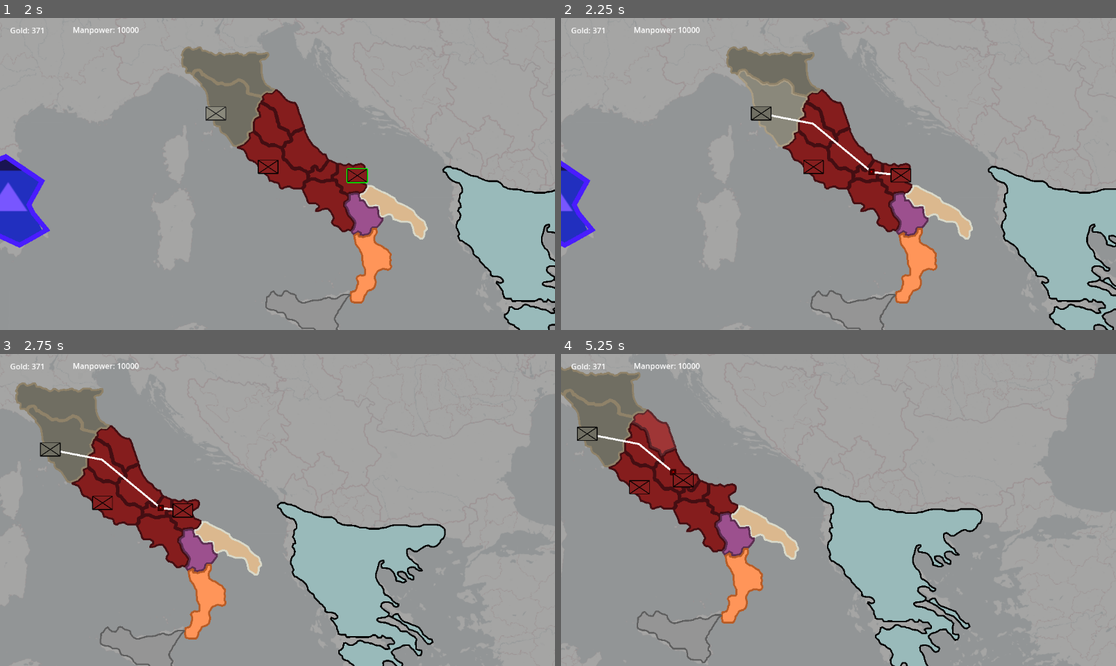
Above: before the commit, frames 1-4 (two rows, left to right).
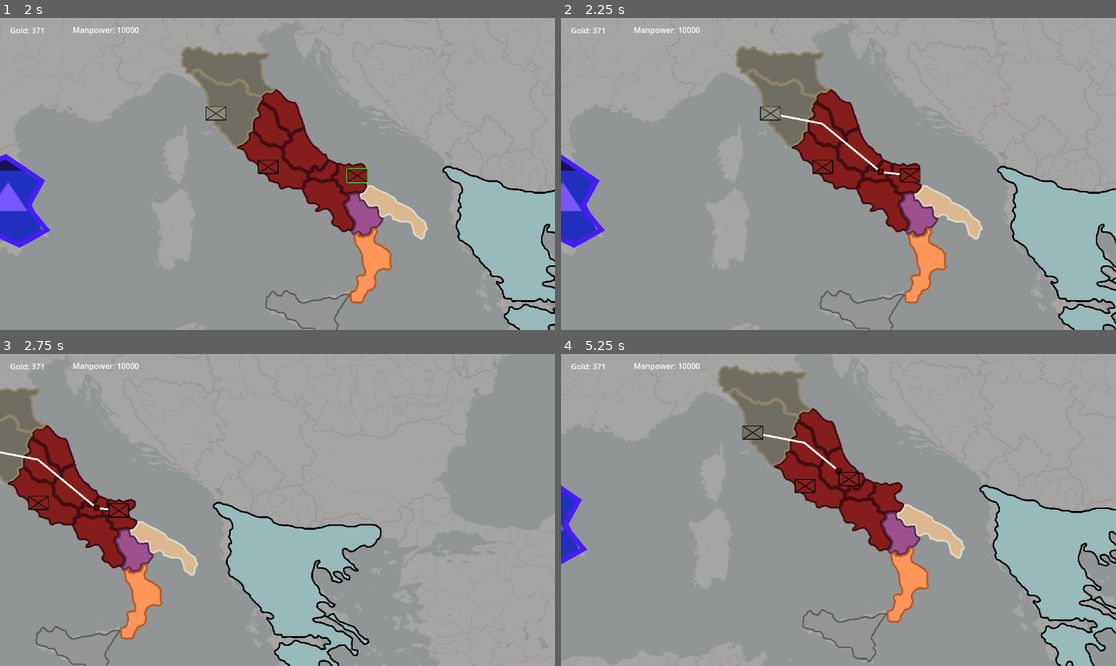
Above: after the commit, the same moments.

Repository: Lucasdelpiero/RTS
Game: Godot game, scene res://Map/world.tscn
The game is run twice, just before and just after one commit, with the same random seed, the same clock (stepped at 60 frames per second) and the same inputs. The engine's default icon, where the game draws it, is replaced by a stand-in: a white triangle on a blue panel in a dark square.
Inputs (mouse positions are in pixels of both pictures, inside the frame that each line leads up to):
- Up to frame 1 (2 s): tap Enter at 0.5 s; drag from (266, 167) to (216, 114) at 0.52 s; tap Space at 1.25 s; drag from (355, 177) to (216, 114) at 1.27 s
- Up to frame 2 (2.25 s): tap Enter at 2 s; hold D (Right) from 2.03 s (still down); hold Middle mouse button (Middle_Mouse, bound only after the com… from 2.03 s (still down); right-click (777, 114) at 2.1 s; click (777, 114) at 2.17 s
- Up to frame 3 (2.75 s): keep holding D (Right); keep holding Middle mouse button (Middle_Mouse, bound only after the com…
- Up to frame 4 (5.25 s): release D (Right) at 2.75 s; release Middle mouse button (Middle_Mouse, bound only after the com… at 2.75 s; drag from (649, 488) to (749, 513) at 2.77 s; drag from (638, 460) to (699, 506) at 3.52 s; drag from (672, 488) to (733, 550) at 4.27 s; tap Space at 5 s; move the mouse to (660, 441) at 5.02 s; hold S (Down) from 5.03 s (still down); hold Middle mouse button (Middle_Mouse, bound only after the com… from 5.03 s (still down); click (660, 441) at 5.17 s

Frame 1 is identical in both runs. In frame 2, 10% of the frame differs, in the area x 0-100%, y 9-100%; in frame 3, 26%; in frame 4, 28%, in the area x 0-100%, y 3-100%.

Commit message:
provinces paths now are province class and middle mouse to move the camera

Diff:
--- a/Map/Province.gd
+++ b/Map/Province.gd
@@ -18,17 +18,17 @@
 var connections : Array
 
 @export_group("Connections")
-@export var path0 : NodePath
-@export var path1 : NodePath
-@export var path2 : NodePath
-@export var path3 : NodePath
-@export var path4 : NodePath
-@export var path5 : NodePath
-@export var path6 : NodePath
-@export var path7 : NodePath
-@export var path8 : NodePath
-@export var path9 : NodePath
-@export var path10 : NodePath
+@export var path0 : Province
+@export var path1 : Province
+@export var path2 : Province
+@export var path3 : Province
+@export var path4 : Province
+@export var path5 : Province
+@export var path6 : Province
+@export var path7 : Province
+@export var path8 : Province
+@export var path9 : Province
+@export var path10 : Province
 
 # Array of paths avialiable as connections
 var paths : Array
@@ -80,8 +80,8 @@
 	# Done in this way because if "get_node" is used in an empty path it result in debugget errors
 	var p = [path0, path1, path2, path3, path4, path5]
 	for node in p:
-		if !node.is_empty():
-			paths.push_back(get_node(node)) # Changed to node.city from city
+		if node != null:
+			paths.push_back(node)
 
 	# The connections to other points are added in an Array2D = [ "ID", "position" ]
 	for node in paths:
@@ -109,18 +109,11 @@
 
 func _on_mouse_detector_mouse_entered():
 	mouseOverSelf = true
-#	hovered = true
 	Globals.mouse_in_province = ID
-#	set_material(load("res://Map/Glow.tres"))
-	pass # Replace with function body.
-
 
 func _on_mouse_detector_mouse_exited():
 	mouseOverSelf = false
-#	hovered = false
 	Globals.mouse_in_province = null
-#	set_material(null)
-	pass # Replace with function body.
 
 func set_hovered(value):
 	hovered = value
--- a/Map/army.gd
+++ b/Map/army.gd
@@ -139,16 +139,10 @@
 # If the mouse is over or leave the node sends a signal on the change of the boolean
 func _on_area_2d_mouse_entered():
 	mouseOverSelf = true # activates signal sg_mouseOverSelf
-#	hovered = true
-#	icon.set_material(load("res://Map/Glow.tres"))
-#	print("Hovered")
-	pass # Replace with function body.
-
+#
 func _on_area_2d_mouse_exited():
 	mouseOverSelf = false # activates signal sg_mouseOverSelf
-#	hovered = false
-#	icon.set_material(null)
-	pass # Replace with function body.
+
 
 func set_hovered(value):
 	hovered = value
--- a/Map/mouse.gd
+++ b/Map/mouse.gd
@@ -6,6 +6,8 @@
 
 var provinceWithMouseOver = null
 
+func _process(delta):
+	pass
 
 ## Gets in a list the
 func update_army_campaing_selection(data):
--- a/Map/province.tscn
+++ b/Map/province.tscn
@@ -23,12 +23,15 @@
 
 [node name="MouseDetector" type="Area2D" parent="."]
 unique_name_in_owner = true
+collision_mask = 0
 
 [node name="CollisionPolygon2D" type="CollisionPolygon2D" parent="MouseDetector"]
 visible = false
 z_index = 50
 z_as_relative = false
 
+[connection signal="area_entered" from="MouseDetector" to="." method="_on_mouse_detector_area_entered"]
+[connection signal="area_exited" from="MouseDetector" to="." method="_on_mouse_detector_area_exited"]
 [connection signal="mouse_entered" from="MouseDetector" to="." method="_on_mouse_detector_mouse_entered"]
 [connection signal="mouse_exited" from="MouseDetector" to="." method="_on_mouse_detector_mouse_exited"]
 
--- a/Map/world.tscn
+++ b/Map/world.tscn
@@ -91,7 +91,7 @@
 position = Vector2(602.921, 388.188)
 metadata/_edit_lock_ = true
 
-[node name="Rome" parent="Italy" instance=ExtResource("5_rmlct")]
+[node name="Rome" parent="Italy" node_paths=PackedStringArray("path0") instance=ExtResource("5_rmlct")]
 position = Vector2(10.4833, -89.4576)
 color = Color(0.521569, 0.117647, 0.117647, 1)
 polygon = PackedVector2Array(-27.4047, -7.73065, -33.4047, -9.73065, -36.4047, -10.7307, -23.4047, -16.7307, -16.4047,  …(1689 unchanged characters)…
@@ -99,10 +99,6 @@
 ownership = "ROME"
 ID = 1
 path0 = NodePath("../Etruria")
-path1 = NodePath("../Umbria")
-path2 = NodePath("../Samnites")
-path3 = NodePath("../Frentani")
-path4 = NodePath("../Neapolis")
 
 [node name="PosProvince" parent="Italy/Rome" index="0"]
 position = Vector2(26.5957, 29.7697)
@@ -121,8 +117,6 @@
 outLine = Color(0.560784, 0.509804, 0.411765, 1)
 ownership = "ETRURIA"
 ID = 2
-path0 = NodePath("../Umbria")
-path1 = NodePath("../Piceni")
 
 [node name="PosProvince" parent="Italy/Etruria" index="0"]
 position = Vector2(531.5, 217.5)
@@ -134,7 +128,7 @@
 [node name="CollisionPolygon2D" parent="Italy/Etruria/MouseDetector" index="0"]
 polygon = PackedVector2Array(579, 283, 574, 285, 568, 284, 565, 279, 561, 273, 555, 264, 550, 260, 544, 257, 541, 252,  …(689 unchanged characters)…
 
-[node name="Umbria" parent="Italy" instance=ExtResource("5_rmlct")]
+[node name="Umbria" parent="Italy" node_paths=PackedStringArray("path0", "path1", "path2", "path3") instance=ExtResource("5_rmlct")]
 position = Vector2(36.5786, -149.688)
 color = Color(0.482353, 0.831373, 0.690196, 1)
 polygon = PackedVector2Array(16.5, -15.5, 18.5, -7.5, 18.5, -4.5, 21.5, -0.5, 21.5, 4.5, 22.5, 7.5, 25.5, 9.5, 28.5, 10 …(679 unchanged characters)…
@@ -142,28 +136,30 @@
 ownership = "ROME"
 ID = 3
 path0 = NodePath("../Etruria")
-path1 = NodePath("../Piceni")
-path2 = NodePath("../Samnites")
-path3 = NodePath("../Rome")
-
-[node name="Samnites" parent="Italy" instance=ExtResource("5_rmlct")]
+path1 = NodePath("../Rome")
+path2 = NodePath("../Piceni")
+path3 = NodePath("../Samnites")
+
+[node name="Samnites" parent="Italy" node_paths=PackedStringArray("path0", "path1") instance=ExtResource("5_rmlct")]
 position = Vector2(107.692, -91.086)
 color = Color(0.239216, 0.329412, 0.239216, 1)
 polygon = PackedVector2Array(18.3868, -20.1022, 23.3868, -13.1022, 26.3868, -11.1022, 29.3868, -9.10223, 31.3868, -8.10 …(1552 unchanged characters)…
 outLine = Color(0.13, 0.19, 0.13, 1)
 ownership = "ROME"
 ID = 5
-path0 = NodePath("../Piceni")
-
-[node name="Piceni" parent="Italy" instance=ExtResource("5_rmlct")]
+path0 = NodePath("../Rome")
+path1 = NodePath("../Piceni")
+
+[node name="Piceni" parent="Italy" node_paths=PackedStringArray("path0") instance=ExtResource("5_rmlct")]
 position = Vector2(77.4813, -184.645)
 color = Color(0.27451, 0.301961, 0.721569, 1)
 polygon = PackedVector2Array(-9.40265, -22.5429, -3.40265, -15.5429, 0.597351, -12.5429, 4.59735, -10.5429, 11.5974, -8 …(1035 unchanged characters)…
 outLine = Color(0.19, 0.29, 0.52, 1)
 ownership = "ROME"
 ID = 4
-
-[node name="Neapolis" parent="Italy" instance=ExtResource("5_rmlct")]
+path0 = NodePath("../Etruria")
+
+[node name="Neapolis" parent="Italy" node_paths=PackedStringArray("path0", "path1") instance=ExtResource("5_rmlct")]
 position = Vector2(138.283, 14.8745)
 color = Color(0.831373, 0.717647, 0.372549, 1)
 polygon = PackedVector2Array(-22.204, -14.0627, -25.204, -19.0627, -27.204, -24.0627, -29.204, -28.0627, -24.204, -33.0 …(1533 unchanged characters)…
@@ -183,17 +179,17 @@
 [node name="CollisionPolygon2D" parent="Italy/Neapolis/MouseDetector" index="0"]
 polygon = PackedVector2Array(-22.204, -14.0627, -25.204, -19.0627, -27.204, -24.0627, -29.204, -28.0627, -24.204, -33.0 …(1533 unchanged characters)…
 
-[node name="Frentani" parent="Italy" instance=ExtResource("5_rmlct")]
+[node name="Frentani" parent="Italy" node_paths=PackedStringArray("path0", "path1", "path2", "path3") instance=ExtResource("5_rmlct")]
 position = Vector2(158.079, -49.4548)
 color = Color(0.403922, 0.729412, 0.760784, 1)
 polygon = PackedVector2Array(-30, 13.2666, -32, 13.2666, -36, 15.2666, -36, 11.2666, -35, 8.2666, -37, 3.2666, -35, 2.2 …(704 unchanged characters)…
 outLine = Color(0.03, 0.47, 0.52, 1)
 ownership = "ROME"
 ID = 6
-path0 = NodePath("../Samnites")
-path1 = NodePath("../Upper Apulia")
+path0 = NodePath("../Rome")
+path1 = NodePath("../Samnites")
 path2 = NodePath("../Neapolis")
-path3 = NodePath("../Rome")
+path3 = NodePath("../Upper Apulia")
 
 [node name="Upper Apulia" parent="Italy" instance=ExtResource("5_rmlct")]
 position = Vector2(222.079, -41.6882)
@@ -203,33 +199,30 @@
 ownership = "ROME"
 ID = 8
 
-[node name="Lower Apulia" parent="Italy" instance=ExtResource("5_rmlct")]
+[node name="Lower Apulia" parent="Italy" node_paths=PackedStringArray("path0") instance=ExtResource("5_rmlct")]
 position = Vector2(295.921, 12.6928)
 color = Color(0.858824, 0.72549, 0.560784, 1)
 polygon = PackedVector2Array(-27.8425, -23.881, -19.8425, -19.881, -13.8425, -17.881, -8.84247, -14.881, -0.842468, -9. …(1355 unchanged characters)…
 outLine = Color(0.85, 0.85, 0.79, 1)
-ownership = ""
 ID = 9
 path0 = NodePath("../Upper Apulia")
 
-[node name="Heraclea" parent="Italy" instance=ExtResource("5_rmlct")]
+[node name="Heraclea" parent="Italy" node_paths=PackedStringArray("path0", "path1", "path2", "path3") instance=ExtResource("5_rmlct")]
 position = Vector2(237.157, 42.1647)
 color = Color(0.611765, 0.317647, 0.556863, 1)
 polygon = PackedVector2Array(32.922, 15.6471, 29.922, 19.6471, 25.922, 23.6471, 20.922, 23.6471, 16.922, 23.6471, 13.92 …(1235 unchanged characters)…
 outLine = Color(0.36, 0.18, 0.32, 1)
-ownership = ""
 ID = 10
-path0 = NodePath("../Calabria")
-path1 = NodePath("../Lower Apulia")
-path2 = NodePath("../Upper Apulia")
-path3 = NodePath("../Neapolis")
-
-[node name="Calabria" parent="Italy" instance=ExtResource("5_rmlct")]
+path0 = NodePath("../Lower Apulia")
+path1 = NodePath("../Upper Apulia")
+path2 = NodePath("../Neapolis")
+path3 = NodePath("../Calabria")
+
+[node name="Calabria" parent="Italy" node_paths=PackedStringArray("path0") instance=ExtResource("5_rmlct")]
 position = Vector2(279.601, 148.977)
 color = Color(1, 0.588235, 0.34902, 1)
 polygon = PackedVector2Array(-60.5224, -51.1656, -61.5224, -55.1656, -62.5224, -62.1656, -63.5224, -66.1656, -60.5224,  …(1987 unchanged characters)…
 outLine = Color(0.72, 0.36, 0.15, 1)
-ownership = ""
 ID = 11
 path0 = NodePath("../Sicily")
 
@@ -239,7 +232,6 @@
 color = Color(0.588235, 0.588235, 0.588235, 1)
 polygon = PackedVector2Array(28.7136, 66.6059, 22.7136, 66.6059, 14.7136, 65.6059, 10.7136, 62.6059, 7.71362, 60.6059,  …(3585 unchanged characters)…
 outLine = Color(0.37, 0.37, 0.37, 1)
-ownership = ""
 ID = 12
 
 [node name="Border" parent="Italy/Sicily" index="1"]
@@ -249,7 +241,7 @@
 [node name="CollisionPolygon2D" parent="Italy/Sicily/MouseDetector" index="0"]
 polygon = PackedVector2Array(28.7136, 66.6059, 22.7136, 66.6059, 14.7136, 65.6059, 10.7136, 62.6059, 7.71362, 60.6059,  …(3585 unchanged characters)…
 
-[node name="Province" parent="Italy" instance=ExtResource("5_rmlct")]
+[node name="Province" parent="Italy" node_paths=PackedStringArray("path0", "path1") instance=ExtResource("5_rmlct")]
 position = Vector2(23.2769, -260.626)
 color = Color(0.501961, 1, 0.576471, 1)
 polygon = PackedVector2Array(0.802124, 3.43787, 1.80212, 11.4379, 3.80212, 18.4379, 7.80212, 26.4379, 10.8021, 30.4379, …(3582 unchanged characters)…
@@ -297,7 +289,10 @@
 
 [node name="Camera" type="Camera2D" parent="."]
 position = Vector2(660, 343)
+ignore_rotation = false
 script = ExtResource("8_w7mv1")
+speed = 1000
+aceleration = 50
 desaceleration = 15
 zoom_min = 0.2
 
--- a/Player/Camera.gd
+++ b/Player/Camera.gd
@@ -11,12 +11,20 @@
 @export_range(0.1, 5.0, 0.1) var zoom_max = 2.0
 var velocity = Vector2(0.0, 0.0)
 var target_zoom := Vector2(1.0, 1.0)
+var drag_start := Vector2(0.0, 0.0)
+var drag_end := Vector2(0.0, 0.0)
 
 
 # Called when the node enters the scene tree for the first time.
 func _ready():
 	pass # Replace with function body.
 
+func _input(event):
+	if Input.is_action_just_pressed("Middle_Mouse"):
+		drag_start = get_global_mouse_position()
+	if Input.is_action_pressed("Middle_Mouse"):
+		drag_end = get_global_mouse_position()
+		global_position += drag_start - drag_end
 
 # Called every frame. 'delta' is the elapsed time since the previous frame.
 func _process(delta):
--- a/project.godot
+++ b/project.godot
@@ -61,3 +61,12 @@
 "events": [Object(InputEventMouseButton,"resource_local_to_scene":false,"resource_name":"","device":-1,"window_id":0,"a …(236 unchanged characters)…
 ]
 }
+Middle_Mouse={
+"deadzone": 0.5,
+"events": [Object(InputEventMouseButton,"resource_local_to_scene":false,"resource_name":"","device":-1,"window_id":0,"alt_pressed":false,"shift_pressed":false,"ctrl_pressed":false,"meta_pressed":false,"button_mask":0,"position":Vector2(0, 0),"global_position":Vector2(0, 0),"factor":1.0,"button_index":3,"pressed":false,"double_click":false,"script":null)
+]
+}
+
+[layer_names]
+
+2d_physics/layer_10="Mouse"
